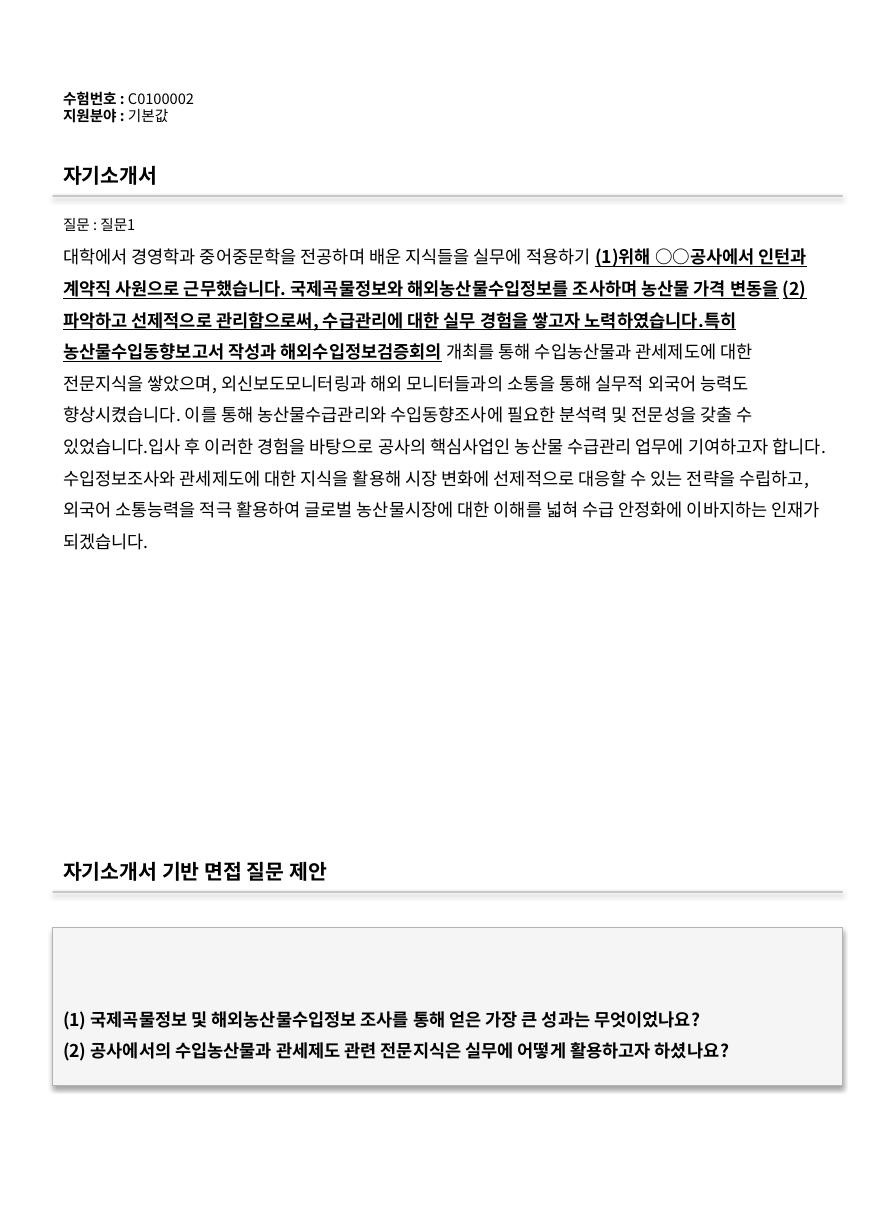
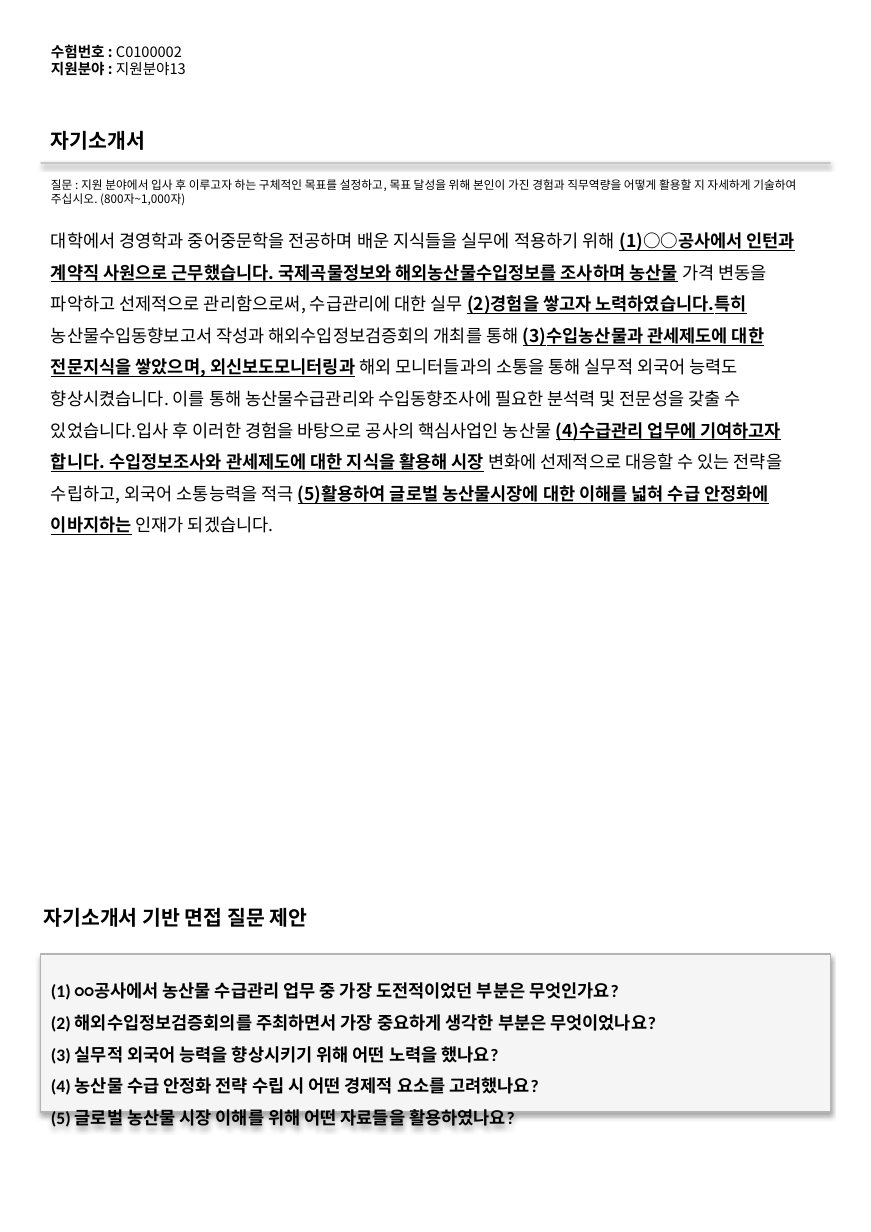
Before and after one commit to DaeGul2/isbr-auto-questionnaire, a slide deck: slide 13 of flask-server/outputs/output.pptx (slide 5 before the commit). Drawn at 871x1232 pixels with LibreOffice and Linux fonts; fonts in the diff are those of the drawing. Boxes give left, top, right and bottom in pixels: in the first picture for what was removed or moved away, otherwise in the second. Text is boxed around its words. In the diff, an @@ line names an element or a change of style, - is before the commit and + after.

```diff
--- a/flask-server/outputs/output.pptx
+++ b/flask-server/outputs/output.pptx
@@ text at <box>51,44,186,76</box>: text changed @@
-수험번호 : C0100002
-지원분야 : 기본값
+수험번호 : C0100002
+지원분야 : 지원분야13
@@ text "자기소개서": place and size @@
-text "자기소개서" at <box>63,165,157,185</box>
+text "자기소개서" at <box>51,130,145,150</box>
@@ rectangle: place and size @@
-rectangle at <box>53,195,843,197</box>
+rectangle at <box>41,162,831,164</box>
@@ text added at <box>51,179,796,205</box>, 8 pt, text #000000 @@
+질문 : 지원 분야에서 입사 후 이루고자 하는 구체적인 목표를 설정하고, 목표 달성을 위해 본인이 가진 경험과 직무역량을 어떻게 활용할 지 자세하게 기술하여 주십시오. (800자~1,000자)
@@ text at <box>51,232,795,535</box>: text changed @@
-대학에서 경영학과 중어중문학을 전공하며 배운 지식들을 실무에 적용하기 (1)위해 ○○공사에서 인턴과 계약직 사원으로 근무했습니다. 국제곡물정보와 해외농산물수입정보를 조사하며 농산물 가격 변동을 (2)파악하고 선제적으로 관리함으로써, 수급관리에 대한 실무 경험을 쌓고자 노력하였습니다.특히 농산물수입동향보고서 작성과 해외수입정보검증회의 개최를 통해 수입농산물과 관세제도에 대한 전문지식을 쌓았으며, 외신보도모니터링과 해외 모니터들과의 소통을 통해 실무적 외국어 능력도 향상시켰습니다. 이를 통해 농산물수급관리와 수입동향조사에 필요한 분석력 및 전문성을 갖출 수 있었습니다.입사 후 이러한 경험을 바탕으로 공사의 핵심사업인 농산물 수급관리 업무에 기여하고자 합니다. 수입정보조사와 관세제도에 대한 지식을 활용해 시장 변화에 선제적으로 대응할 수 있는 전략을 수립하고, 외국어 소통능력을 적극 활용하여 글로벌 농산물시장에 대한 이해를 넓혀 수급 안정화에 이바지하는 인재가 되겠습니다.
+대학에서 경영학과 중어중문학을 전공하며 배운 지식들을 실무에 적용하기 위해 (1)○○공사에서 인턴과 계약직 사원으로 근무했습니다. 국제곡물정보와 해외농산물수입정보를 조사하며 농산물 가격 변동을 파악하고 선제적으로 관리함으로써, 수급관리에 대한 실무 (2)경험을 쌓고자 노력하였습니다.특히 농산물수입동향보고서 작성과 해외수입정보검증회의 개최를 통해 (3)수입농산물과 관세제도에 대한 전문지식을 쌓았으며, 외신보도모니터링과 해외 모니터들과의 소통을 통해 실무적 외국어 능력도 향상시켰습니다. 이를 통해 농산물수급관리와 수입동향조사에 필요한 분석력 및 전문성을 갖출 수 있었습니다.입사 후 이러한 경험을 바탕으로 공사의 핵심사업인 농산물 (4)수급관리 업무에 기여하고자 합니다. 수입정보조사와 관세제도에 대한 지식을 활용해 시장 변화에 선제적으로 대응할 수 있는 전략을 수립하고, 외국어 소통능력을 적극 (5)활용하여 글로벌 농산물시장에 대한 이해를 넓혀 수급 안정화에 이바지하는 인재가 되겠습니다.
@@ text removed at <box>63,218,135,231</box> @@
-질문 : 질문1
@@ text "자기소개서 기반 면접 질문 제안": place and size @@
-text "자기소개서 기반 면접 질문 제안" at <box>63,861,327,881</box>
+text "자기소개서 기반 면접 질문 제안" at <box>44,907,308,927</box>
@@ rectangle removed at <box>53,891,843,893</box> @@
@@ rectangle "(1) ○○공사에서 농산물 수급관리 업무 ...": place and size @@
-rectangle "(1) ○○공사에서 농산물 수급관리 업무 ..." at <box>53,927,843,1085</box>
+rectangle "(1) ○○공사에서 농산물 수급관리 업무 ..." at <box>41,954,831,1112</box>
@@ text in rectangle at <box>51,982,656,1129</box>: text changed; font Noto Sans CJK KR to Calibri @@
-(1) 국제곡물정보 및 해외농산물수입정보 조사를 통해 얻은 가장 큰 성과는 무엇이었나요?
-(2) 공사에서의 수입농산물과 관세제도 관련 전문지식은 실무에 어떻게 활용하고자 하셨나요?
+(1) ○○공사에서 농산물 수급관리 업무 중 가장 도전적이었던 부분은 무엇인가요?
+(2) 해외수입정보검증회의를 주최하면서 가장 중요하게 생각한 부분은 무엇이었나요?
+(3) 실무적 외국어 능력을 향상시키기 위해 어떤 노력을 했나요?
+(4) 농산물 수급 안정화 전략 수립 시 어떤 경제적 요소를 고려했나요?
+(5) 글로벌 농산물 시장 이해를 위해 어떤 자료들을 활용하였나요?
```
Also in this commit, not shown: 3 other slides changed, 12 slides added, 8 slides removed, 5 other files.
